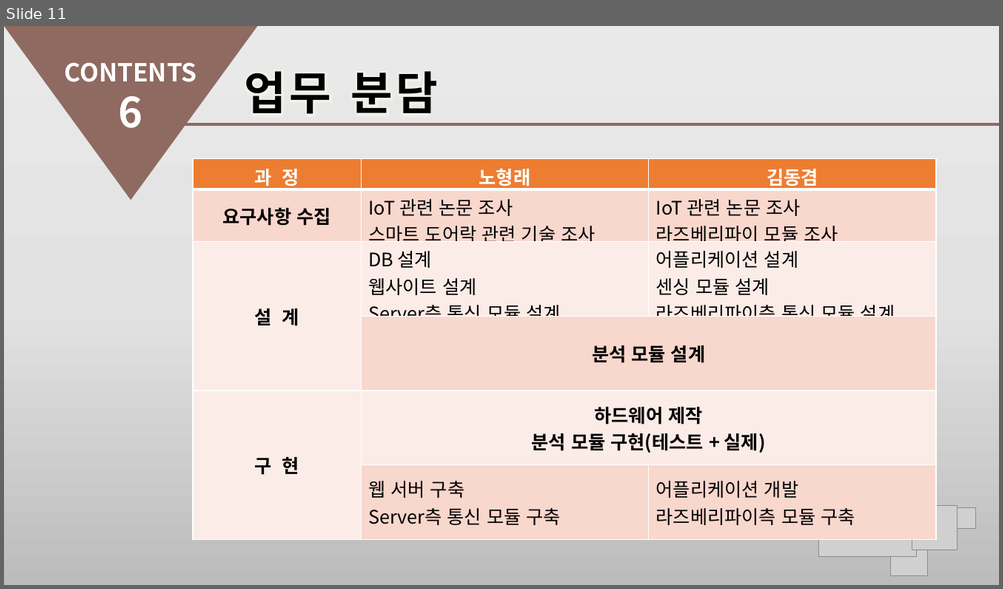
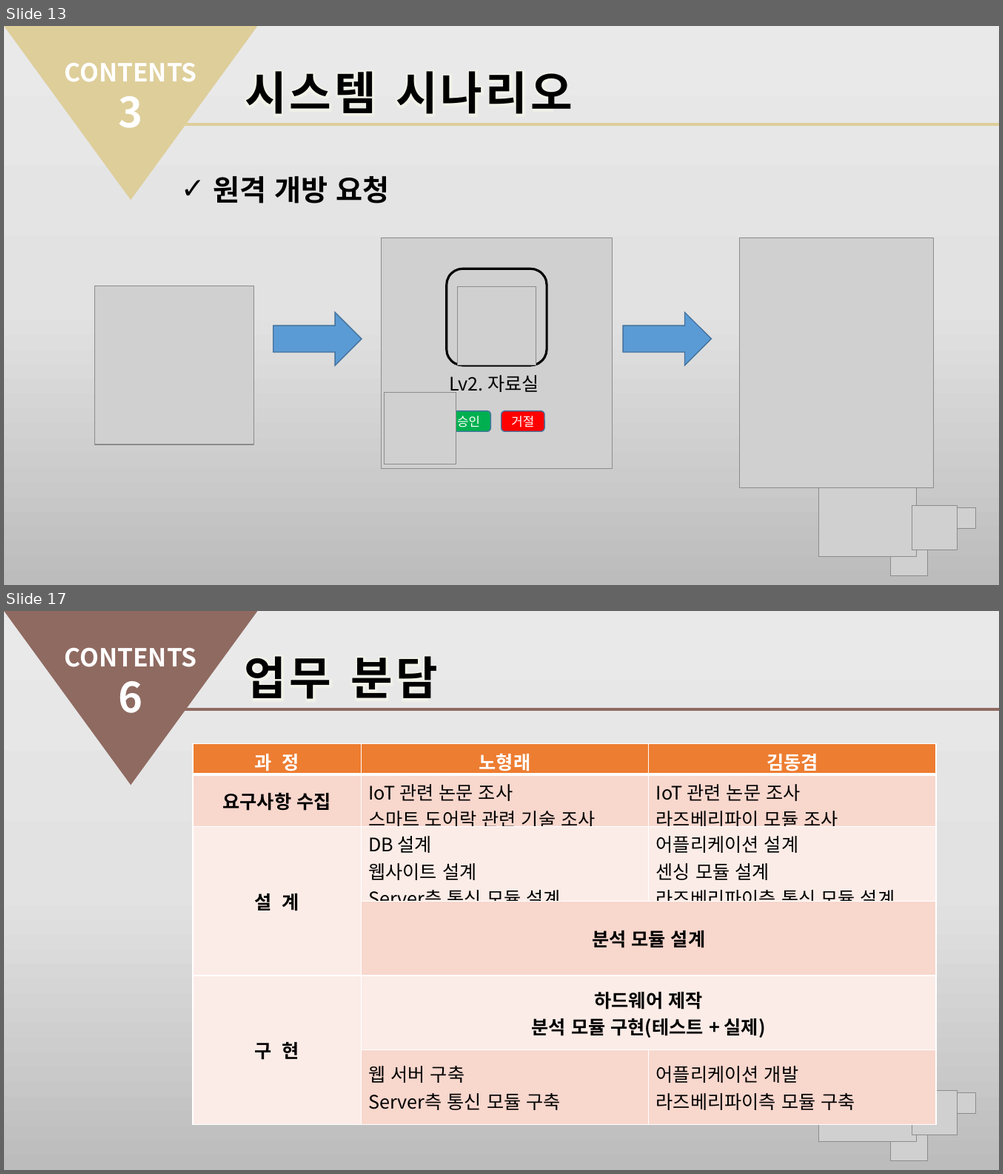
Before and after one commit to hrnoh/graduate_proj, a slide deck: 종합설계_제안서(2차).pptx. Shown one above the other, each under a label of ours: slide 11 before the commit, slides 13 and 17 after it; the slides between them are not shown. The pictures are 1003x589 and 1003x1174 pixels, drawn with LibreOffice and Linux fonts; fonts in the diff are those of the drawing; grey boxes stand for pictures; background and template pictures are left out. Boxes give left, top, right and bottom in pixels: in the first picture for what was removed or moved away, otherwise in the second. Text is boxed around its words. In the diff, an @@ line names an element or a change of style, - is before the commit and + after.

```diff
--- a/종합설계_제안서(2차).pptx
+++ b/종합설계_제안서(2차).pptx
@@ slide 13 added at (4,26,999,585), background gradient #EBEAEA to #E4E3E3 to #BDBCBC @@
@@ triangle added at (4,26,258,200), fill #DECE9A @@
@@ text added at (64,63,197,128), 24 pt, text #FFFFFF, bold @@
+CONTENTS
+3
@@ text added at (244,71,572,114), 44 pt, text #000000, bold @@
+시스템 시나리오
@@ line added from (184, 124) to (999, 124), #DECE9A 3 pt @@
@@ text added at (213,176,389,204), 28 pt, text #000000, bold @@
+✓ 원격 개방 요청
@@ picture added at (381,238,612,469) @@
@@ picture added at (740,238,933,488) @@
@@ rounded rectangle added at (447,269,546,366), outline #000000 2.25 pt @@
@@ picture added at (95,286,254,446) @@
@@ picture added at (457,287,535,366) @@
@@ right arrow added at (273,312,361,366), fill #5B9BD5, outline #43739E 1 pt @@
@@ right arrow added at (623,312,711,366), fill #5B9BD5, outline #43739E 1 pt @@
@@ text added at (449,375,540,395), 18 pt, text #000000 @@
+Lv2. 자료실
@@ picture added at (384,392,455,464) @@
@@ rounded rectangle added at (447,412,490,432), fill #00B050, outline #43739E 1 pt, 12 pt, text #FFFFFF @@
+승인
@@ rounded rectangle added at (501,412,544,432), fill #FF0000, outline #43739E 1 pt, 12 pt, text #FFFFFF @@
+거절
@@ group added at (819,462,976,576): 4 pictures @@
@@ what was slide 11 is now slide 17 @@
```
Also in this commit, not shown: 8 slides changed, 11 other slides added, 3 slides removed.
